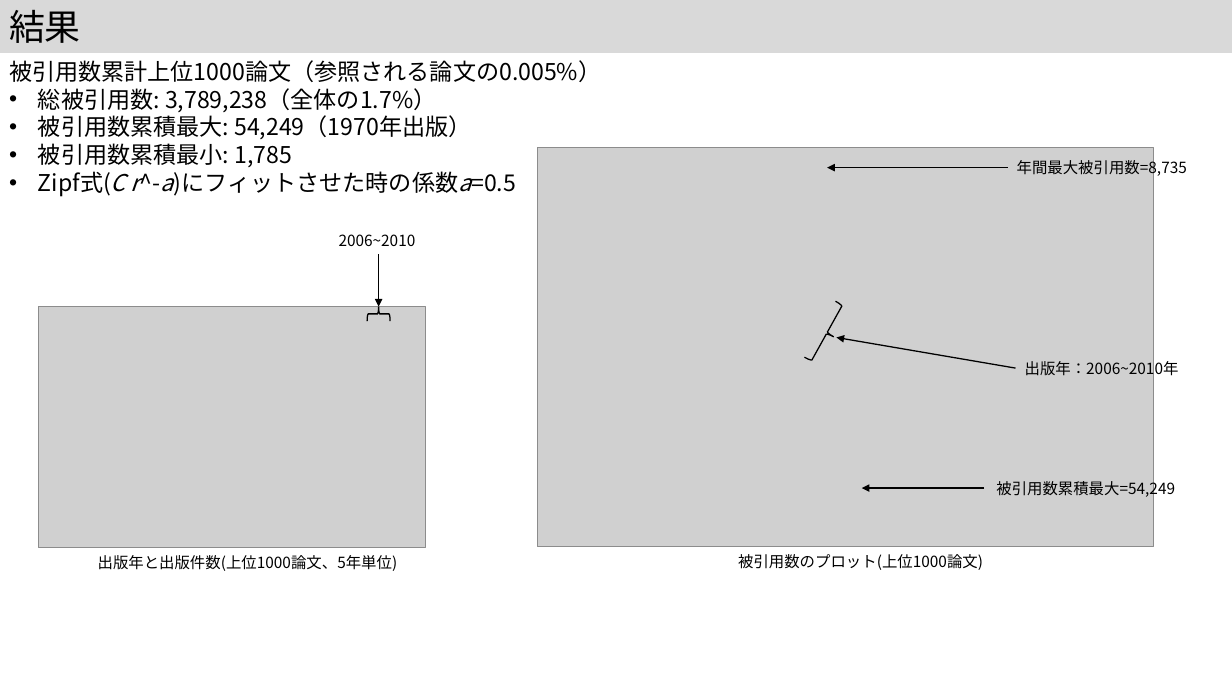
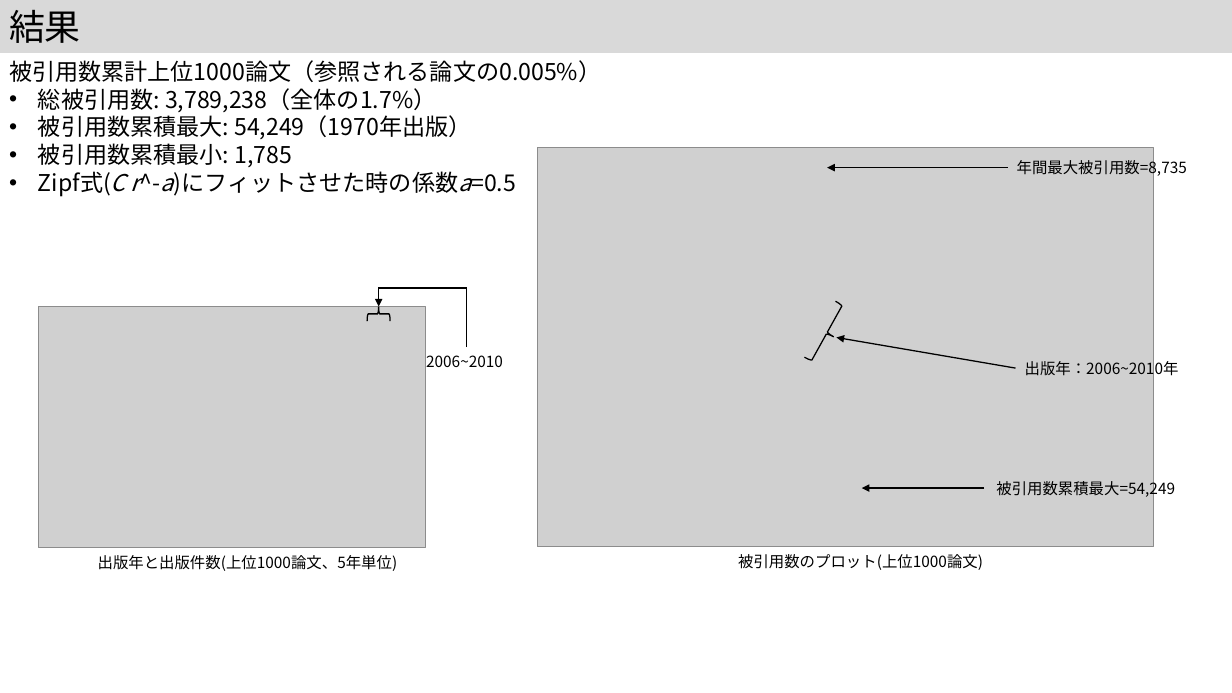
Before and after one commit to kouamano/pubmed-analysis, a slide deck: slide 5 of 202312/MIS41.pptx. Drawn at 1232x693 pixels with LibreOffice and Linux fonts; fonts in the diff are those of the drawing; grey boxes stand for pictures. Boxes give left, top, right and bottom in pixels: in the first picture for what was removed or moved away, otherwise in the second. Text is boxed around its words. In the diff, an @@ line names an element or a change of style, - is before the commit and + after.

```diff
--- a/202312/MIS41.pptx
+++ b/202312/MIS41.pptx
@@ arrow removed from (379, 254) to (379, 307) @@
@@ elbow arrow added from (467, 348) to (379, 307), #000000 1 pt @@
@@ text "2006~2010": place and size @@
-text "2006~2010" at bbox=[339, 234, 416, 246]
+text "2006~2010" at bbox=[426, 355, 503, 367]
```
Also in this commit, not shown: 4 other slides changed.
